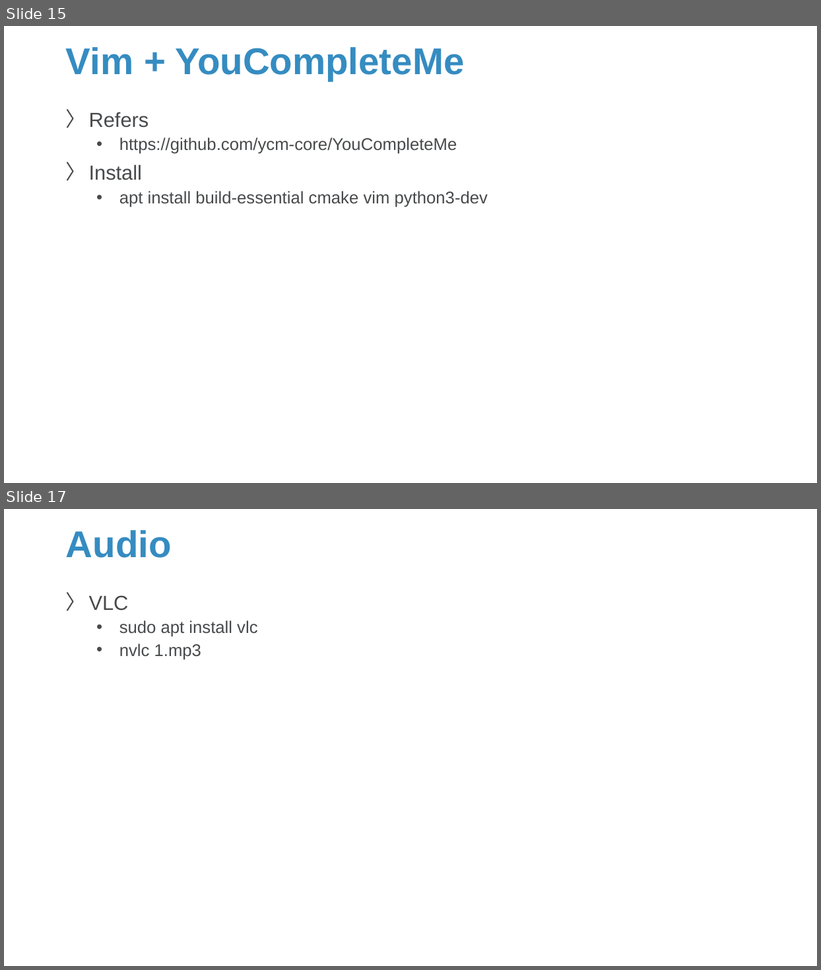
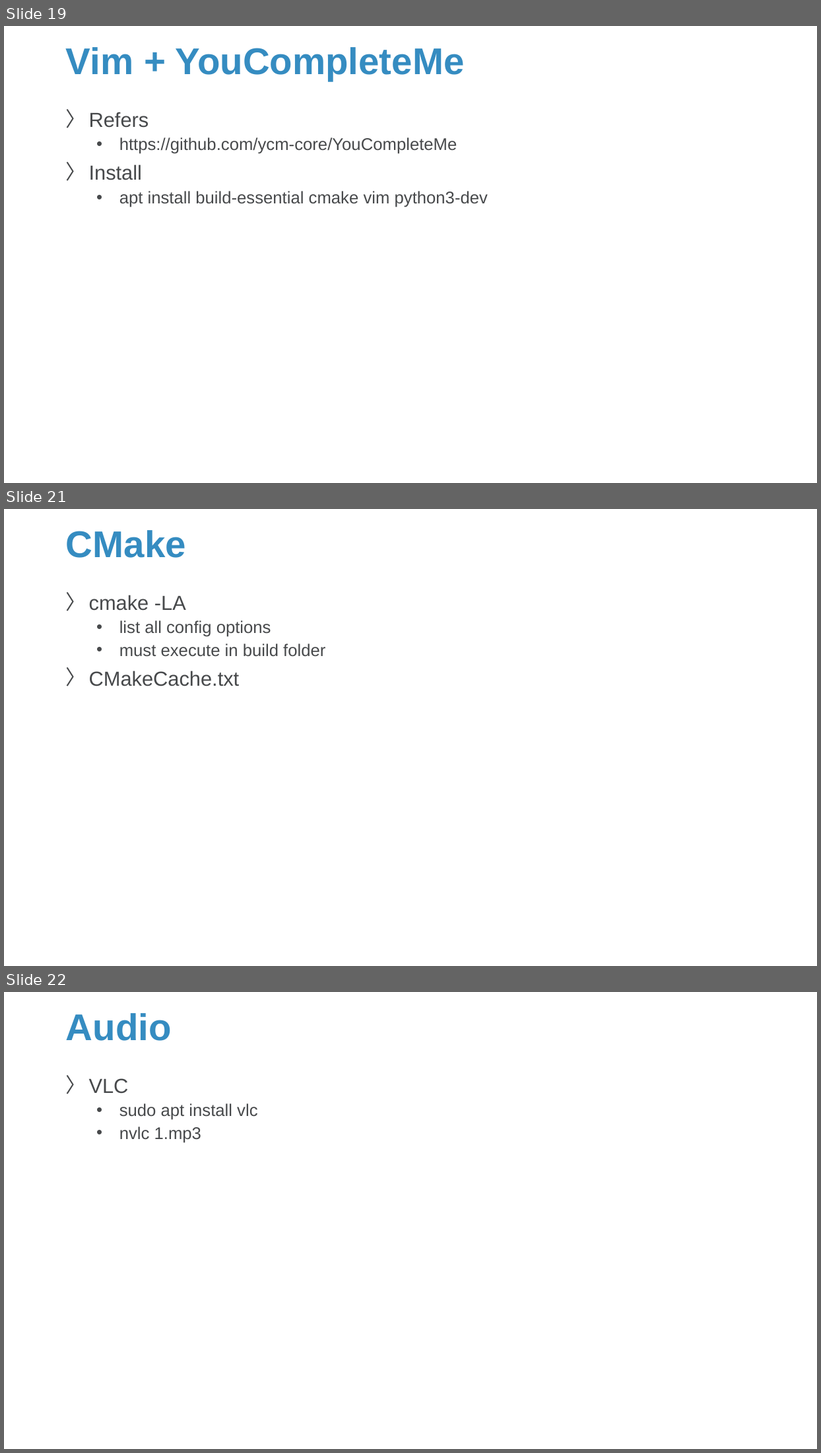
Before and after one commit to Sparks-Lu/TechNotes, a slide deck: Linux/Linux_Notes.pptx. Shown one above the other, each under a label of ours: slides 15 and 17 before the commit, slides 19, 21 and 22 after it; the slides between them are not shown. The pictures are 821x970 and 821x1453 pixels, drawn with LibreOffice and Linux fonts; fonts in the diff are those of the drawing; background and template pictures are left out. Boxes give left, top, right and bottom in pixels: in the first picture for what was removed or moved away, otherwise in the second. Text is boxed around its words. In the diff, an @@ line names an element or a change of style, - is before the commit and + after.

```diff
--- a/Linux/Linux_Notes.pptx
+++ b/Linux/Linux_Notes.pptx
@@ slide 21 added at (4,509,817,966), background picture (left out) @@
@@ title added at (66,530,186,558), 44 pt, text #358CC1, bold @@
+CMake
@@ text added at (89,595,325,687), 20 pt, text #47494B @@
+〉 cmake -LA
+  • list all config options
+  • must execute in build folder
+〉 CMakeCache.txt
@@ what was slide 15 is now slide 19 @@
@@ what was slide 17 is now slide 22 @@
```
Also in this commit, not shown: 6 slides changed, 4 other slides added, 13 other files.
